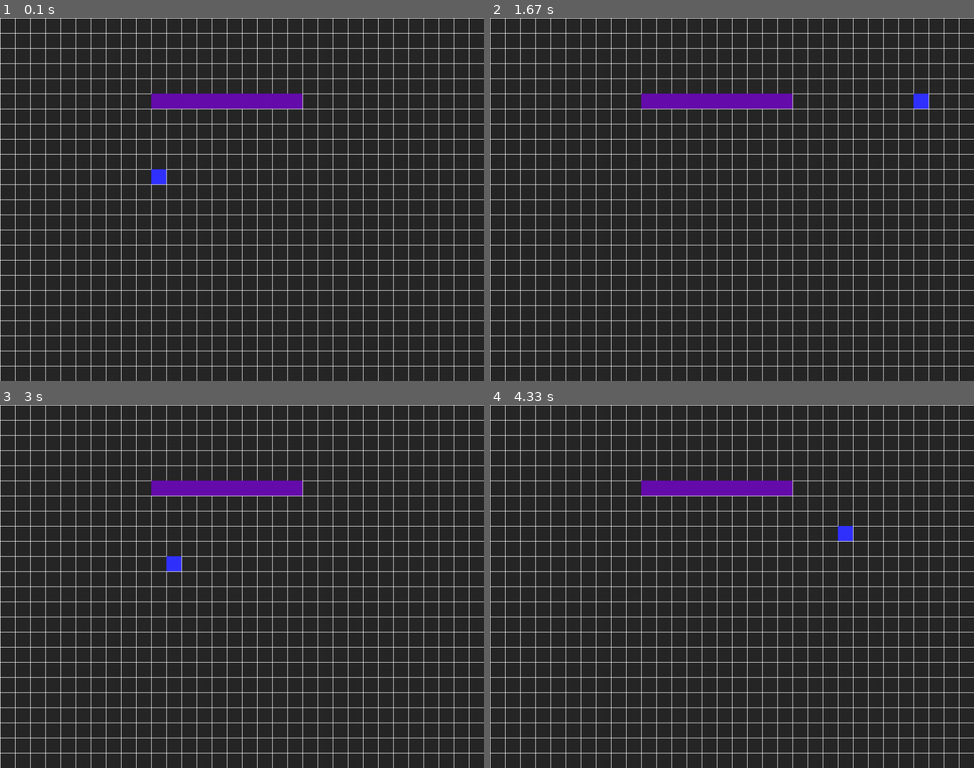
Above: before the commit, frames 1-4 (two rows, left to right).
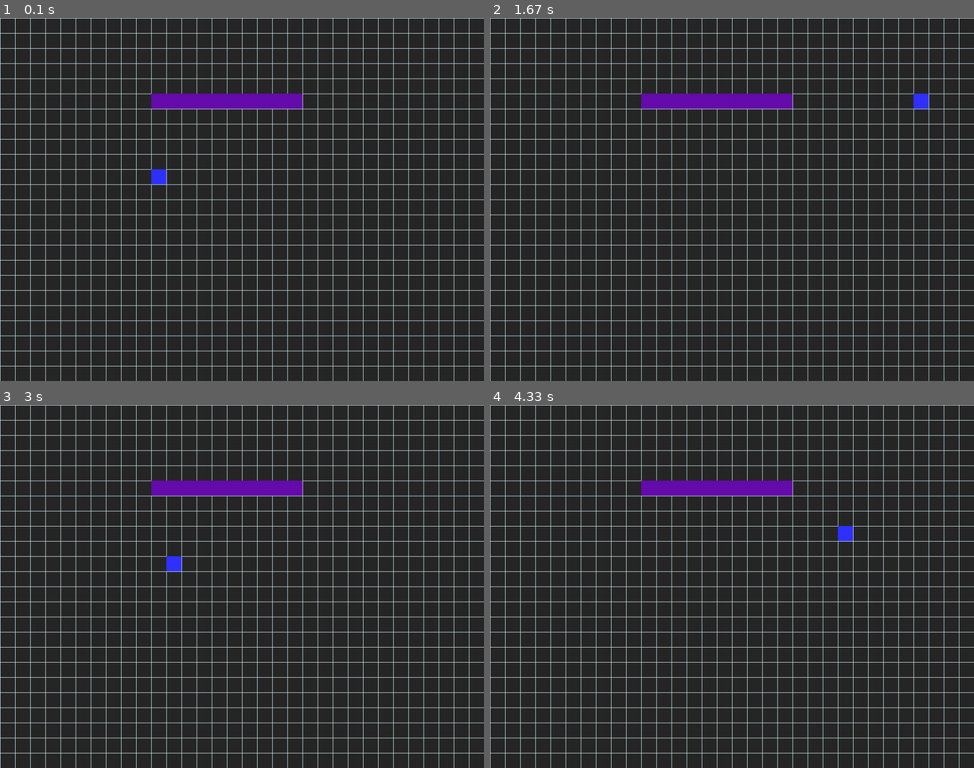
Above: after the commit, the same moments.

Repository: ArthurC13/A-Level-Project-Arthur-Chen
Game: pygame game, started from A level Project.py
The game is run twice, just before and just after one commit, with the same random seed, the same clock (stepped at 60 frames per second) and the same inputs.
Inputs:
- Up to frame 1 (0.1 s): no input
- Up to frame 2 (1.67 s): hold Right 0.33-0.8 s; hold Up 0.83-1.13 s; hold Right 1.17-1.63 s
- Up to frame 3 (3 s): hold Left 1.67-2.2 s; hold Down 2.23-2.53 s; hold Left 2.57-2.97 s
- Up to frame 4 (4.33 s): hold Up 3-3.37 s; hold Right 3.4-4.03 s; hold Down from 4.07 s (still down)

The runs differ from the first frame. In frame 1, 5.4% of the frame differs, in the area x 0-100%, y 0-100%; in frame 2, 5.4%; in frame 3, 5.4%; in frame 4, 5.4%.

Commit message:
Update A level Project.py

Diff:
--- a/A level Project.py
+++ b/A level Project.py
@@ -117,9 +117,9 @@
 
     def show_grid_lines(self):
         for x in range(0, WIDTH, TILESIZE):
-            pygame.draw.line(self.screen, WHITE, (x, 0), (x, HEIGHT))
+            pygame.draw.line(self.screen, LIGHTBLUE, (x, 0), (x, HEIGHT))
         for y in range(0, HEIGHT, TILESIZE):
-            pygame.draw.line(self.screen, WHITE, (0, y), (WIDTH, y))
+            pygame.draw.line(self.screen, LIGHTBLUE, (0, y), (WIDTH, y))
 
     def home_screen(self):
         pass
